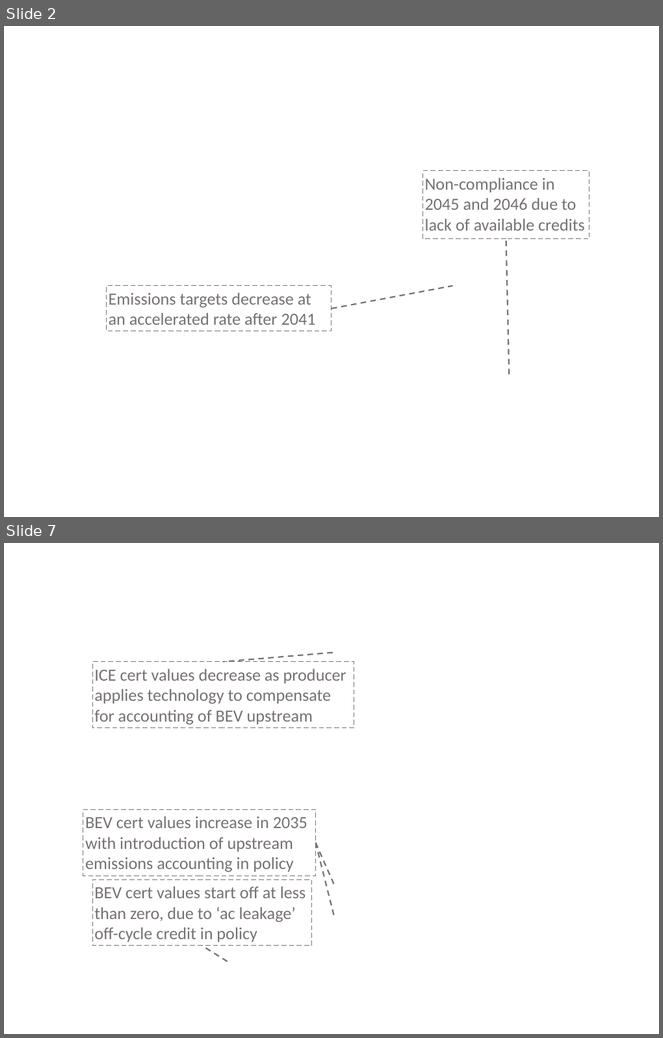
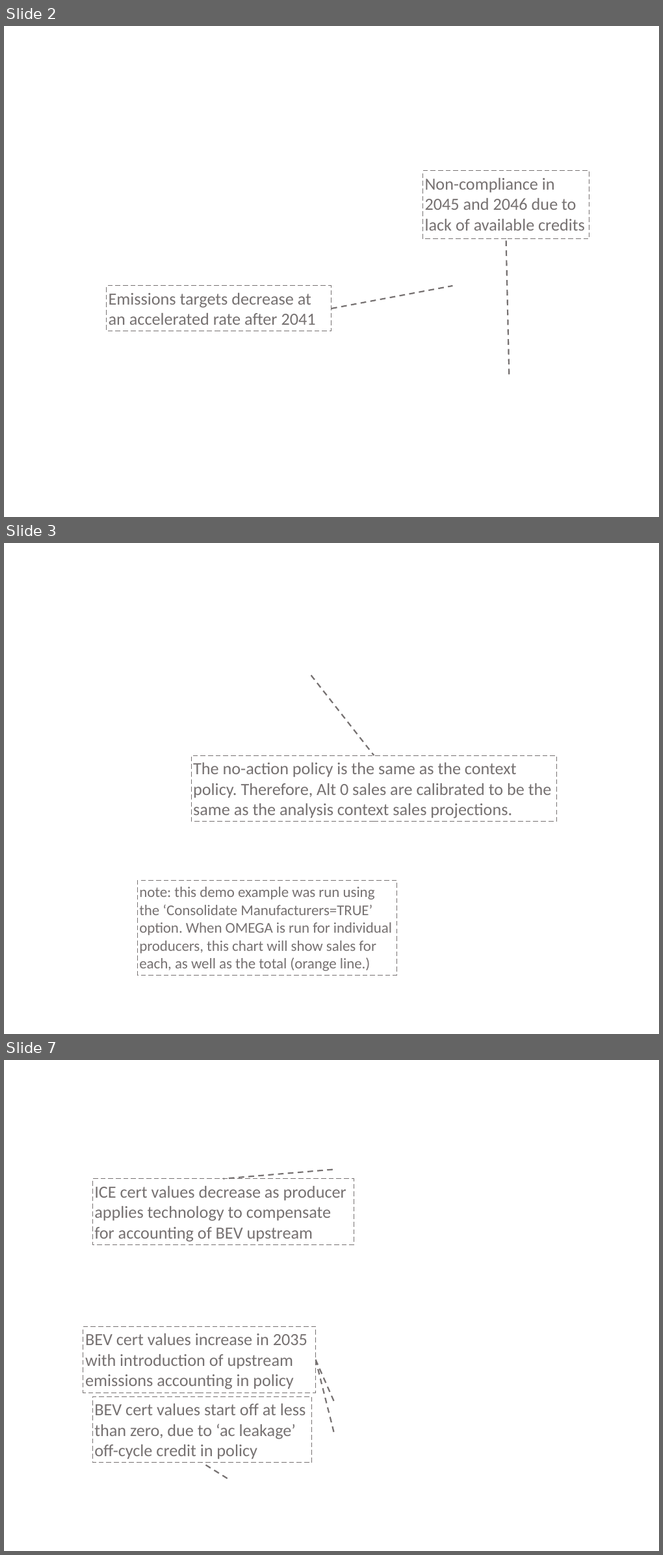
Before and after one commit to USEPA/EPA_OMEGA_Model, a slide deck: doc/source/_static/raw_figures_4.8x6.4.pptx. Shown one above the other, each under a label of ours: slides 2 and 7 before the commit, slides 2, 3 and 7 after it; the slides between them are not shown. The pictures are 663x1038 and 663x1555 pixels, drawn with LibreOffice and Linux fonts; fonts in the diff are those of the drawing; background and template pictures are left out. Boxes give left, top, right and bottom in pixels: in the first picture for what was removed or moved away, otherwise in the second. Text is boxed around its words. In the diff, an @@ line names an element or a change of style, - is before the commit and + after.

```diff
--- a/doc/source/_static/raw_figures_4.8x6.4.pptx
+++ b/doc/source/_static/raw_figures_4.8x6.4.pptx
@@ slide 3 added at (4,543,659,1034), background picture (left out) @@
@@ line added from (311, 675) to (374, 756), #767171 1 pt dashed @@
@@ rectangle added at (191,756,556,823), fill #FFFFFF, outline #767171 0.75 pt dashed, 12 pt, text #767171 @@
+The no-action policy is the same as the context policy. Therefore, Alt 0 sales are calibrated to be the same as the analysis context sales projections.
@@ rectangle added at (137,881,397,975), fill #FFFFFF, outline #767171 0.75 pt dashed, 10.5 pt, text #767171 @@
+note: this demo example was run using the ‘Consolidate Manufacturers=TRUE’ option. When OMEGA is run for individual producers, this chart will show sales for each, as well as the total (orange line.)
```
Also in this commit, not shown: 7 other slides added, 43 other files.
